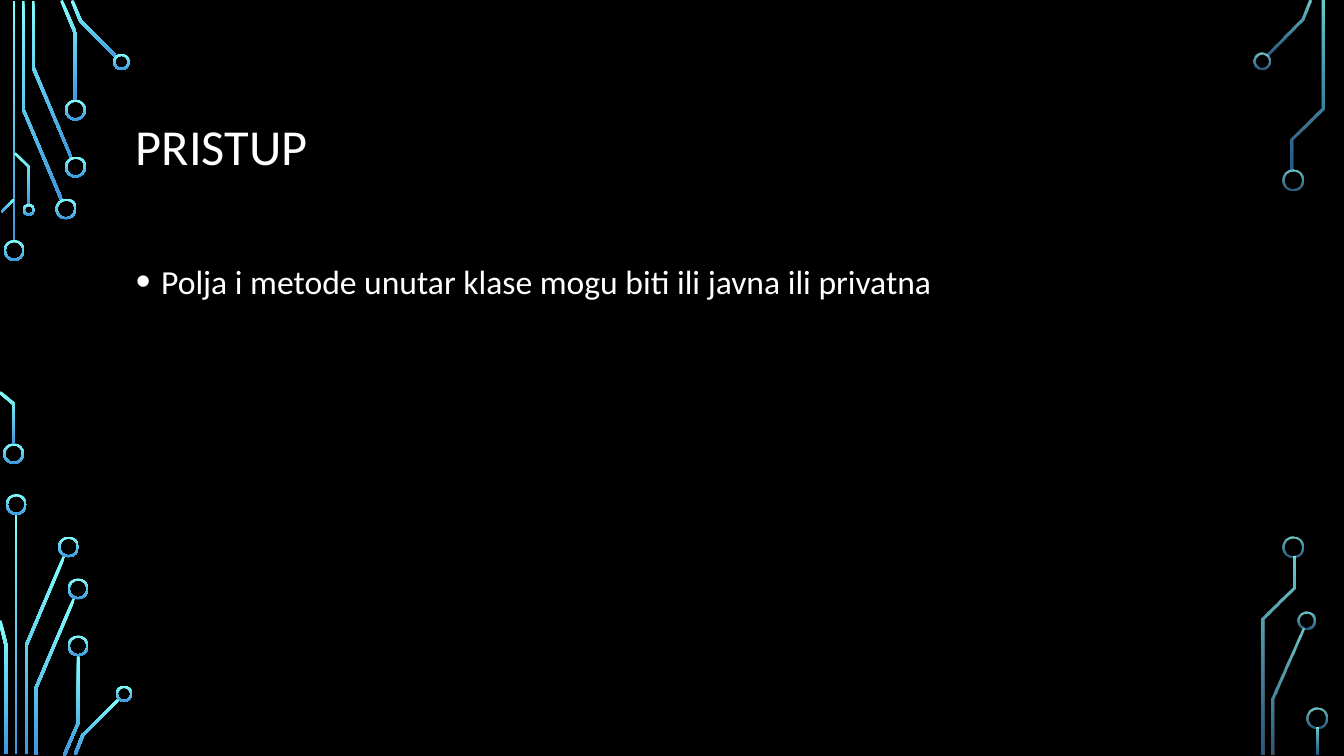
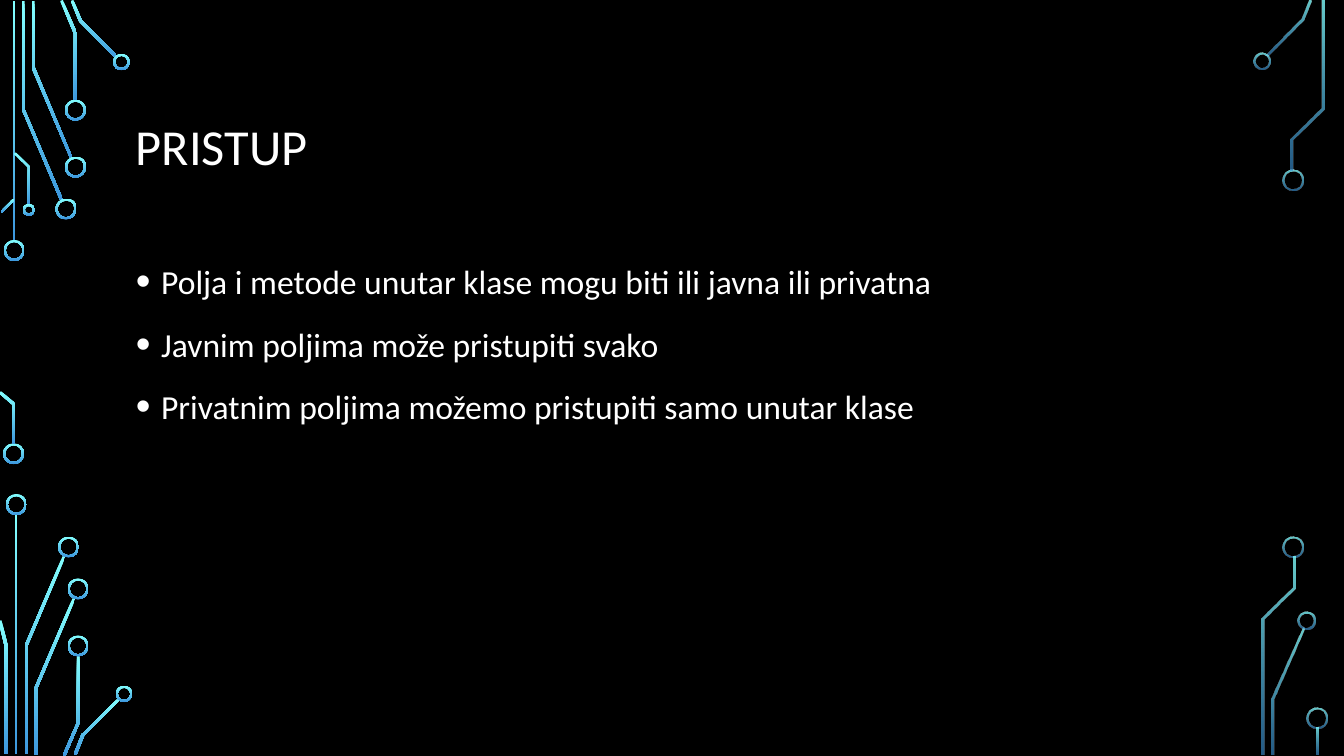
Before and after one commit to MihajloMilojevic/Sekcija, a slide deck: slide 12 of JavaScript/Napredno/prezentacije/18. Objektno orijentisano programiranje u javascriptu.pptx (slide 9 before the commit). Drawn at 1344x756 pixels with LibreOffice and Linux fonts; fonts in the diff are those of the drawing; background and template pictures are left out. Boxes give left, top, right and bottom in pixels: in the first picture for what was removed or moved away, otherwise in the second. Text is boxed around its words. In the diff, an @@ line names an element or a change of style, - is before the commit and + after.

```diff
--- a/JavaScript/Napredno/prezentacije/18. Objektno orijentisano programiranje u javascriptu.pptx
+++ b/JavaScript/Napredno/prezentacije/18. Objektno orijentisano programiranje u javascriptu.pptx
@@ text at (x1=161, y1=333, x2=914, y2=425): paragraphs added @@
+• Javnim poljima može pristupiti svako
+• Privatnim poljima možemo pristupiti samo unutar klase
```
Also in this commit, not shown: 2 other slides changed, 7 slides added, 4 other files.
